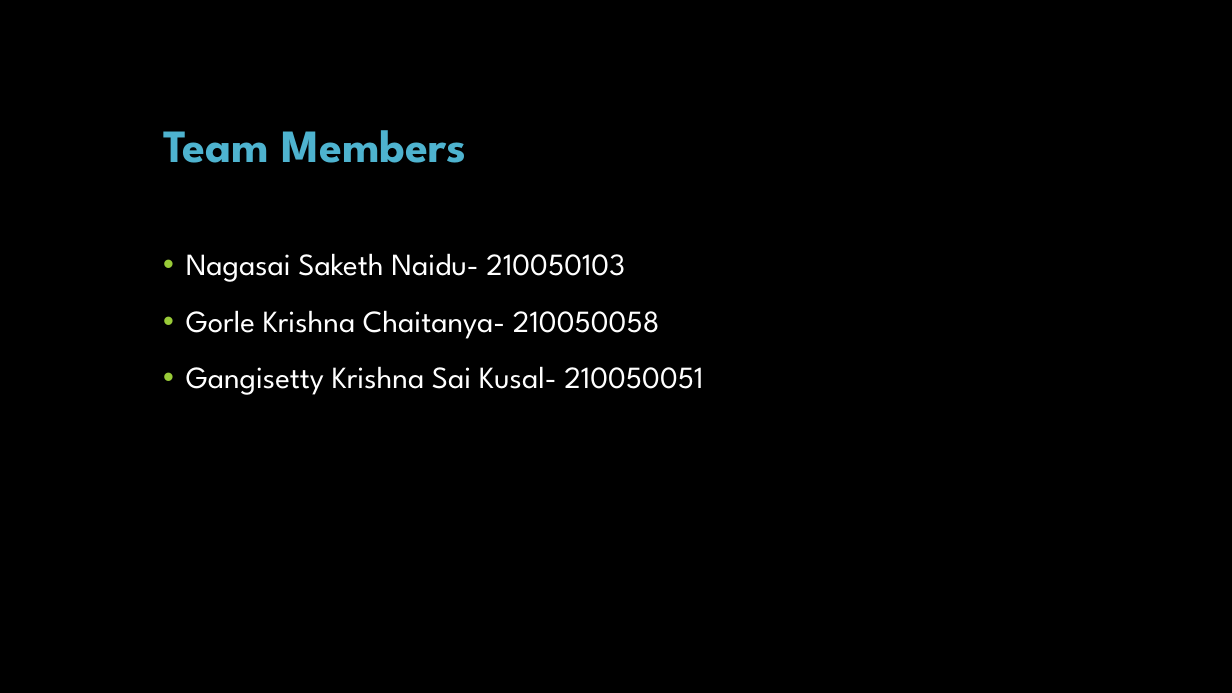
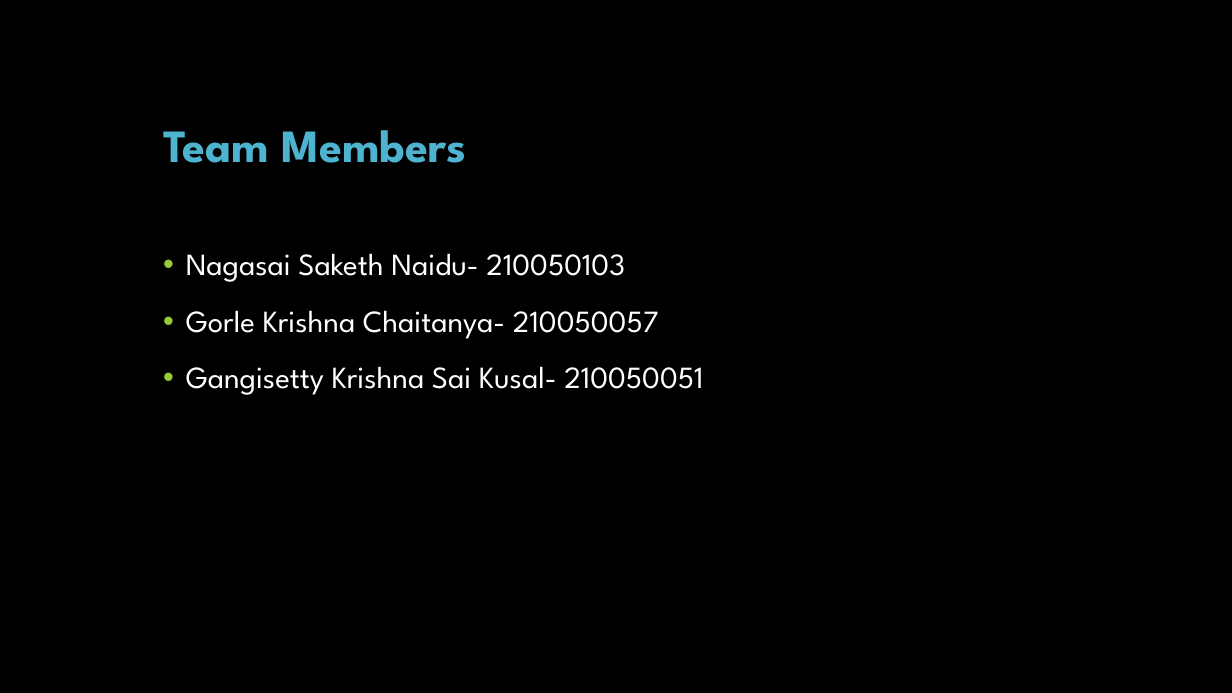
Before and after one commit to KusalG05/Theen-Titans, a slide deck: slide 2 of Theen-Titans.pptm. Drawn at 1232x693 pixels with LibreOffice and Linux fonts; fonts in the diff are those of the drawing; background and template pictures are left out. Boxes give left, top, right and bottom in pixels: in the first picture for what was removed or moved away, otherwise in the second. Text is boxed around its words. In the diff, an @@ line names an element or a change of style, - is before the commit and + after.

```diff
--- a/Theen-Titans.pptm
+++ b/Theen-Titans.pptm
@@ text at (x1=186, y1=310, x2=659, y2=339): text changed @@
-• Gorle Krishna Chaitanya- 210050058
+• Gorle Krishna Chaitanya- 210050057
```
Also in this commit, not shown: 6 slides added, 1 slide removed, 4 other files.
